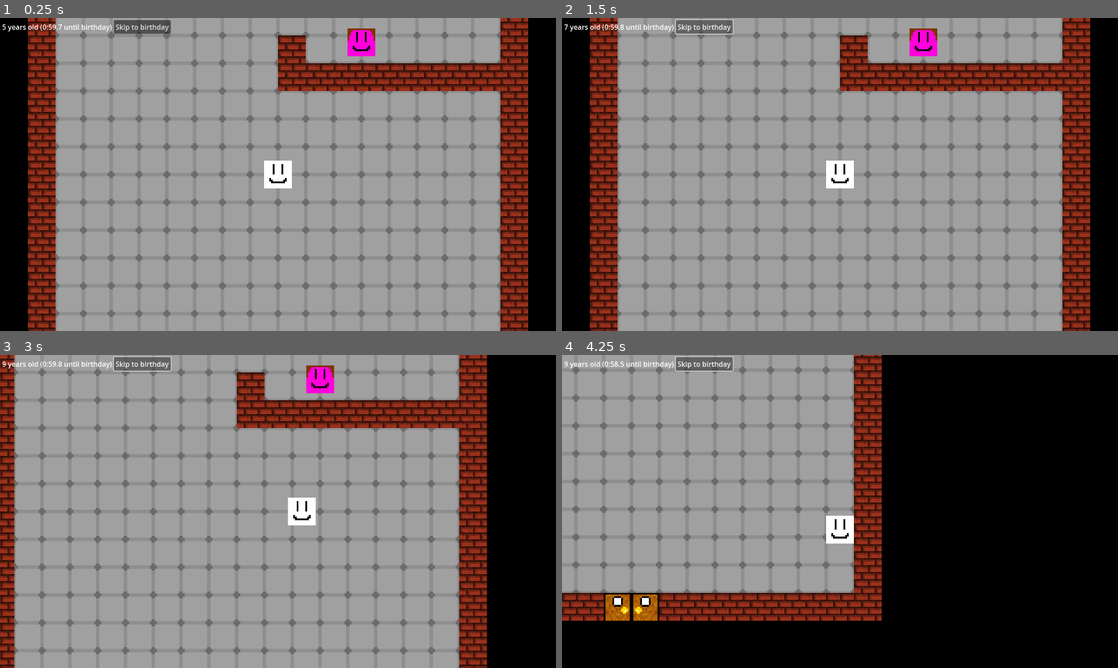
Above: before the commit, frames 1-4 (two rows, left to right).
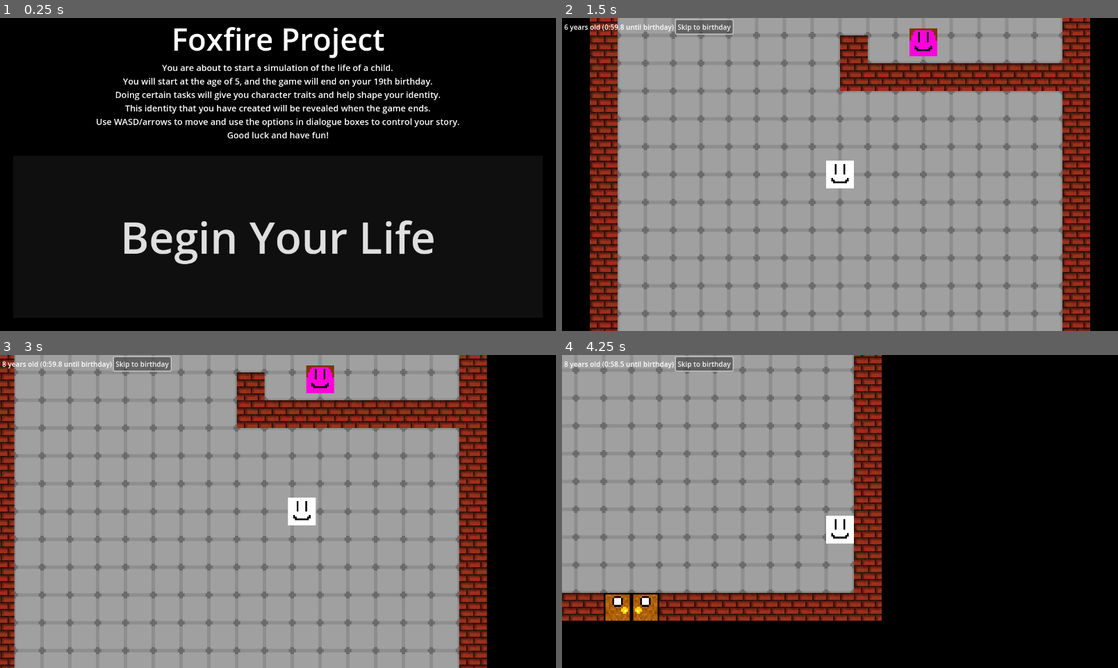
Above: after the commit, the same moments.

Repository: TrueSunGaming/foxfire-school-project
Game: Godot game, scene res://global/title.tscn
Two runs of this game, one before a commit and one after it. Both use one fixed random seed, a clock stepped at 60 frames per second and the inputs below. Before the commit the project starts from res://global/main.tscn.
Inputs:
- Up to frame 1 (0.25 s): no input
- Up to frame 2 (1.5 s): click "Skip to birthday" (after the commit: "Begin Your Life") at 0.5 s; click "Skip to birthday" at 1.25 s
- Up to frame 3 (3 s): click "Skip to birthday" at 2 s; tap Enter at 2.75 s; hold D (right) from 2.78 s (still down); hold Ctrl (run) from 2.78 s (still down)
- Up to frame 4 (4.25 s): release D (right) at 3.53 s; release Ctrl (run) at 3.53 s; hold S (down) from 3.53 s (still down); tap Ctrl (run) at 3.6 s

The runs differ from the first frame. In frame 1, 89% of the frame differs, in the area x 0-95%, y 0-100%; in frame 2, less than 0.1%; in frame 3, less than 0.1%; in frame 4, less than 0.1%.

Commit message:
feat: finish? game

Diff:
--- /dev/null
+++ b/components/start_button.gd
@@ -0,0 +1,4 @@
+extends Button
+
+func _on_pressed() -> void:
+	get_tree().change_scene_to_file("res://global/main.tscn")
--- a/components/ui/age/age.tscn
+++ b/components/ui/age/age.tscn
@@ -27,6 +27,7 @@
 [node name="Button" type="Button" parent="HBoxContainer"]
 layout_mode = 2
 size_flags_horizontal = 2
+mouse_default_cursor_shape = 2
 text = "Skip to birthday"
 
 [connection signal="pressed" from="HBoxContainer/Button" to="." method="_on_button_pressed"]
--- /dev/null
+++ b/global/title.tscn
@@ -0,0 +1,47 @@
+[gd_scene load_steps=2 format=3 uid="uid://bg6h2lanxtopy"]
+
+[ext_resource type="Script" path="res://components/start_button.gd" id="1_bw8t6"]
+
+[node name="TitleScreen" type="VBoxContainer"]
+anchors_preset = 15
+anchor_right = 1.0
+anchor_bottom = 1.0
+grow_horizontal = 2
+grow_vertical = 2
+
+[node name="Label" type="Label" parent="."]
+layout_mode = 2
+theme_override_font_sizes/font_size = 70
+text = "Foxfire Project"
+horizontal_alignment = 1
+vertical_alignment = 1
+
+[node name="Label2" type="Label" parent="."]
+layout_mode = 2
+theme_override_font_sizes/font_size = 20
+text = "You are about to start a simulation of the life of a child.
+You will start at the age of 5, and the game will end on your 19th birthday.
+Doing certain tasks will give you character traits and help shape your identity.
+This identity that you have created will be revealed when the game ends.
+Use WASD/arrows to move and use the options in dialogue boxes to control your story.
+Good luck and have fun!"
+horizontal_alignment = 1
+autowrap_mode = 3
+
+[node name="MarginContainer" type="MarginContainer" parent="."]
+layout_mode = 2
+size_flags_vertical = 3
+theme_override_constants/margin_left = 30
+theme_override_constants/margin_top = 30
+theme_override_constants/margin_right = 30
+theme_override_constants/margin_bottom = 30
+
+[node name="Button" type="Button" parent="MarginContainer"]
+layout_mode = 2
+mouse_default_cursor_shape = 2
+theme_override_colors/font_hover_color = Color(1, 0, 0, 1)
+theme_override_font_sizes/font_size = 100
+text = "Begin Your Life"
+script = ExtResource("1_bw8t6")
+
+[connection signal="pressed" from="MarginContainer/Button" to="MarginContainer/Button" method="_on_pressed"]
--- a/project.godot
+++ b/project.godot
@@ -11,7 +11,7 @@
 [application]
 
 config/name="Foxfire Project"
-run/main_scene="res://global/main.tscn"
+run/main_scene="res://global/title.tscn"
 config/features=PackedStringArray("4.3", "GL Compatibility")
 config/icon="res://icon.svg"
 
